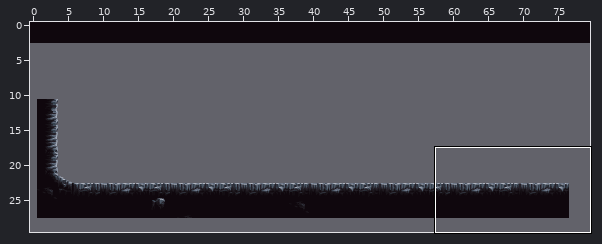
Level history. Tiled map: Output/Assets/maps/level1.tmx. Above, an overview of the earlier version with the close-up marked.
Close-up. Before the edit:
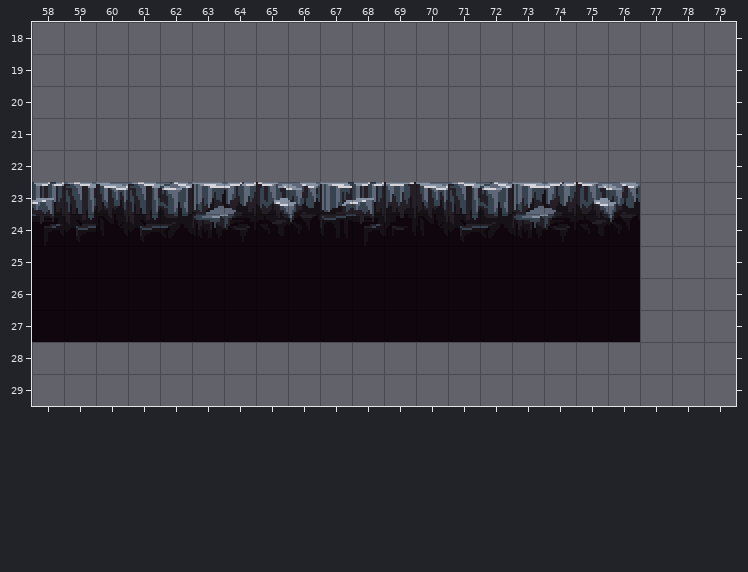
Cells are 16x16 px. Shown: x 58..79, y 18..29. The commit also changed other parts of the map, which this record leaves out.
The same view after the edit:
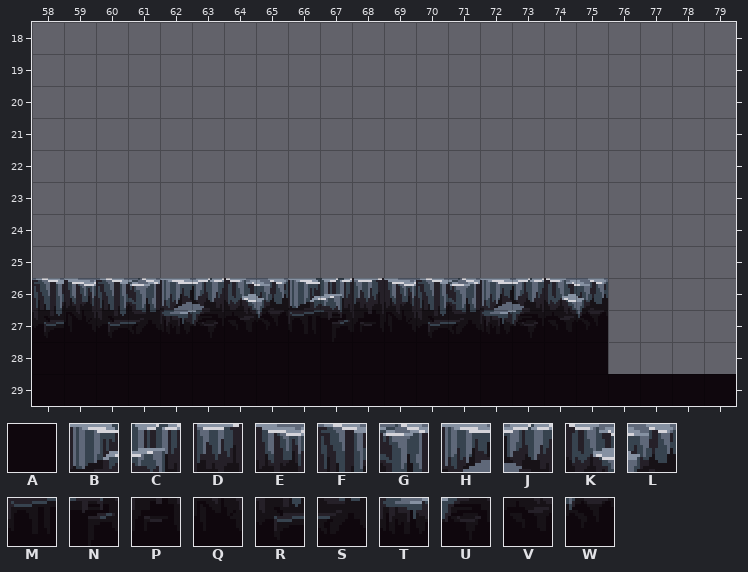
Key: from "mainlev_build": A 130, B 1486, C 1487, D 1489, E 1491, F 1493, G 1494, H 1496, J 1497, K 1499, L 1500, M 1550, N 1551, P 1553, Q 1555, R 1557, S 1558, T 1560, U 1561, V 1563, W 1564.
_ is an empty cell, . an unchanged one.
The edit:
--- layer "Tile Layer 1"
@@ x 58..79 @@
-23 CFEFGHJKLBCDEFGHJKL...
-24 NRQRSTUVWMNPQRSTUVW...
-25 AAAAAAAAAAAAAAAAAAA...
-26 AAAAAAAAAAAAAAAAAAA...
-27 AAAAAAAAAAAAAAAAAAA...
-28 __________________....
-29 ______________________
+23 ___________________...
+24 ___________________...
+25 ___________________...
+26 FEFGHJKLBCDEFGHJKL_...
+27 RQRSTUVWMNPQRSTUVW_...
+28 AAAAAAAAAAAAAAAAAA....
+29 AAAAAAAAAAAAAAAAAAAAAA
